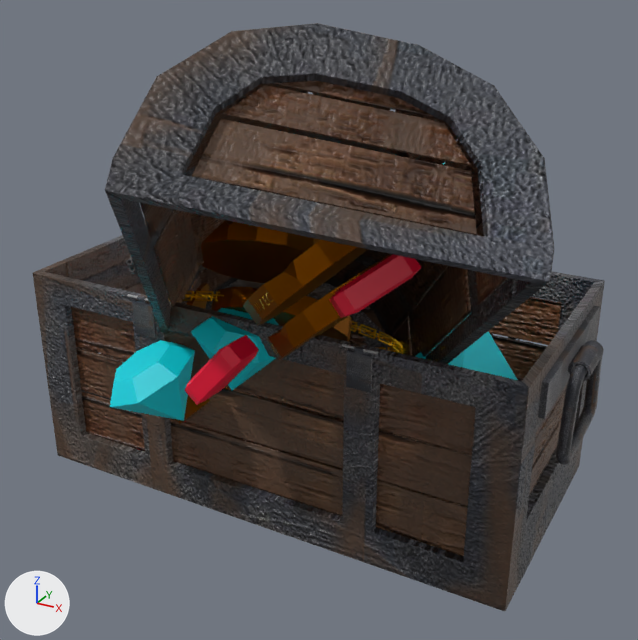
Renders of the FBX model Assets/Models/EAC2_TreasureChest.fbx from each side of a commit.
The view is the same before and after, from a 50 mm camera at (2.93, -5.28, 3.81) aimed at (0.41, -0.69, 1.52). Arrows for +X, +Y and +Z are at lower left; the lights stay in place. Where no turn or scale is listed for an object, it has been applied to the vertices. Vertices at the same position are counted once.

In view in the first picture: 'DPart', 'DVis', 'Diamond', 'Handles', 'UPart', 'ValuableObjects'.
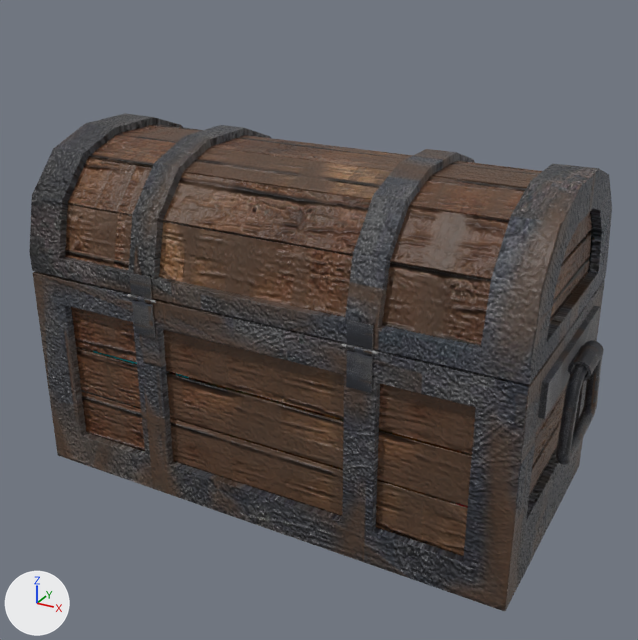
Where the newer file only moved an object's origin or applied its transform, the numbers keep the older frame.

Changed parts and their boxes [x1, y1, x2, y2] in the pictures (638 x 640 px):
'UPart', reshaped
    before: [105, 23, 554, 364]
    after: [29, 113, 612, 385]
'ValuableObjects', deleted
    before: [110, 162, 445, 450]
    faces in mat_material (picture img_oro_jpg): [175, 220, 393, 424]
    faces in mat_diamond (cyan #00dae7): [110, 162, 445, 421]
    faces in mat_rubí (red #e70033): [136, 254, 421, 450]
'Diamond', deleted (cyan)
    before: [415, 313, 518, 380]
'Treasure', added (brown)
    after: [93, 351, 468, 508]
    faces in mat_material (picture img_oro_jpg): [169, 372, 462, 494]

The change in detail:
me_cube_009 has 1296 vertices, 1384 faces and spans x -0.55..2.83, y -1.67..1.94, z -1.05..2.16.
me_cube_009 is used by ob_upart; location (-0.713, -0.943, 1.29).
me_cube_009 part 1: the whole mesh is multiplied about its middle by the matrix ((0.459, -0.654, 0.601), (0.878, 0.436, -0.196), (-0.133, 0.618, 0.775)), then moved by (-0.37, 0.82, 0.03).
Mesh me_cube_013_1 is new.
It has 2965 vertices, 2671 faces and spans x -1.72..1.71, y -0.8..0.8, z 0.1..1.29.
Faces by material slot: [130, 2466, 75].
It uses material mat_rubí (red #e70033).
It uses material mat_material (picture img_oro_jpg).
It uses material mat_diamond (cyan #00dae7).
Object 'Diamond' (ob_diamond) is deleted.
Object 'ValuableObjects' (ob_valuableobjects) is deleted.
Object 'Treasure' (ob_treasure) is new; it shows me_cube_013_1.
Its location is (0.0, 0.0, 0.0).
